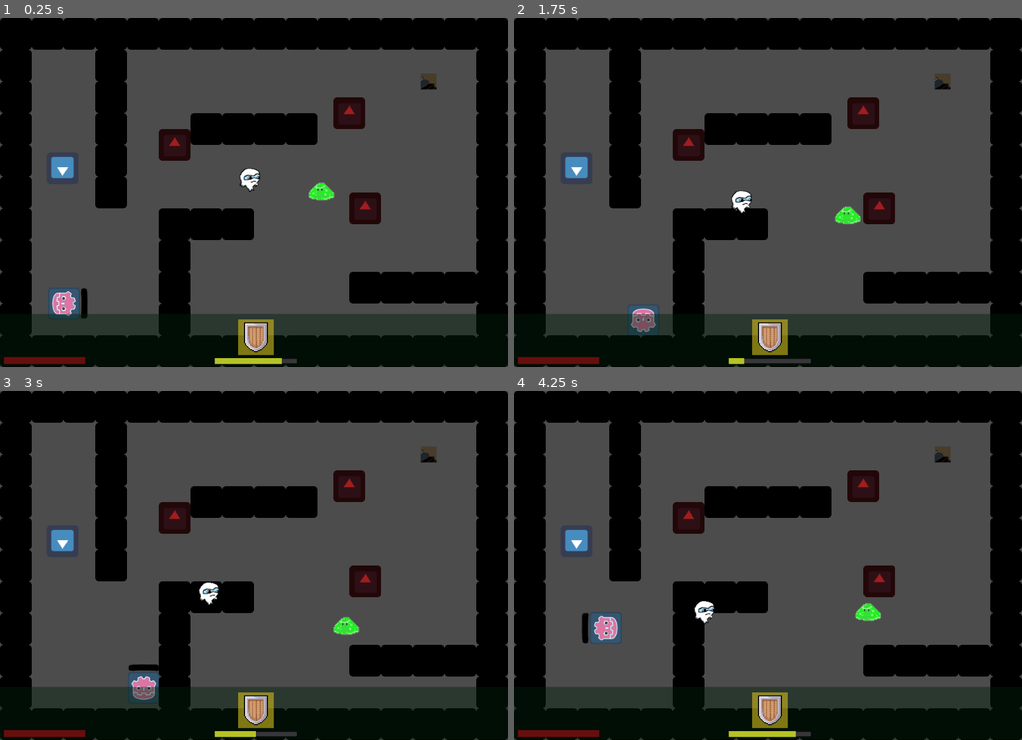
Above: before the commit, frames 1-4 (two rows, left to right).
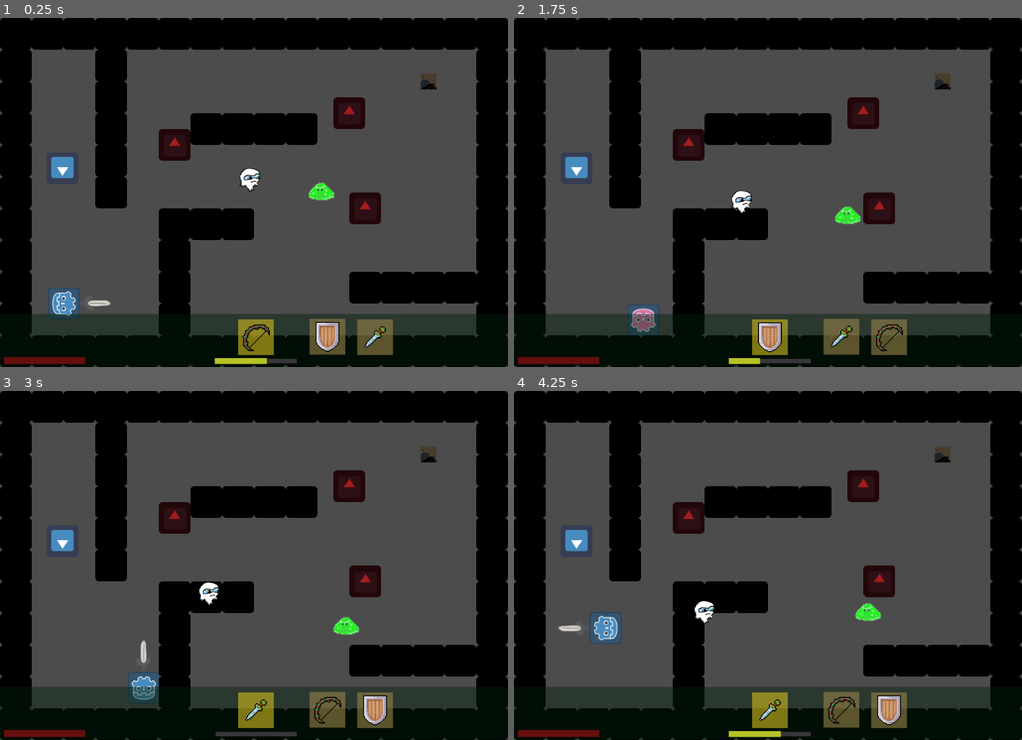
Above: after the commit, the same moments.

Repository: mfurtak/gmtk-game-jam-2019
Game: Godot game, scene res://Main.tscn
Two runs of this game, one before a commit and one after it. Both use one fixed random seed, a clock stepped at 60 frames per second and the inputs below. The engine's default icon, where the game draws it, is replaced by a stand-in: a white triangle on a blue panel in a dark square.
Inputs:
- Up to frame 1 (0.25 s): no input
- Up to frame 2 (1.75 s): hold Right (ui_right) 0.53-1.28 s; tap Space (ui_select) at 0.77, 1.52 s; hold Down (ui_down) from 1.28 s (still down)
- Up to frame 3 (3 s): release Down (ui_down) at 2.03 s; hold Right (ui_right) 2.03-2.78 s; hold Up (ui_up) from 2.78 s (still down)
- Up to frame 4 (4.25 s): tap Space (ui_select) at 3.02, 3.77 s; release Up (ui_up) at 3.53 s; hold Left (ui_left) from 3.53 s (still down)

The runs differ from the first frame. In frame 1, 2.2% of the frame differs, in the area x 10-78%, y 77-100%; in frame 2, 1.5%; in frame 3, 2.3%, in the area x 25-78%, y 71-100%; in frame 4, 2.2%.

Commit message:
equipped items

Diff:
--- a/gmtk-godot/Blob.gd
+++ b/gmtk-godot/Blob.gd
@@ -10,7 +10,7 @@
 func on_attacked():
 	self.queue_free()
 
-func on_shot():
+func on_shot(damage):
 	self.queue_free()
 
 func _physics_process(delta):
--- /dev/null
+++ b/gmtk-godot/Bow.gd
@@ -0,0 +1,13 @@
+extends Area2D
+
+# Declare member variables here. Examples:
+# var a = 2
+# var b = "text"
+
+# Called when the node enters the scene tree for the first time.
+func _ready():
+	pass # Replace with function body.
+
+# Called every frame. 'delta' is the elapsed time since the previous frame.
+#func _process(delta):
+#	pass
--- /dev/null
+++ b/gmtk-godot/Bow.tscn
@@ -0,0 +1,16 @@
+[gd_scene load_steps=3 format=2]
+
+[ext_resource path="res://sprites/equipped_bow.png" type="Texture" id=1]
+
+[sub_resource type="RectangleShape2D" id=1]
+extents = Vector2( 33.7388, 11.2287 )
+
+[node name="Bow" type="Area2D"]
+
+[node name="Sprite" type="Sprite" parent="."]
+position = Vector2( -0.238007, 5.23629 )
+texture = ExtResource( 1 )
+
+[node name="CollisionShape2D" type="CollisionShape2D" parent="."]
+position = Vector2( 0.238022, -15.9469 )
+shape = SubResource( 1 )
--- a/gmtk-godot/Player.gd
+++ b/gmtk-godot/Player.gd
@@ -27,11 +27,11 @@
 
 var is_pink = false
 var is_attacking = false
+var is_sword_attacking = false
 var is_shield_attacking = false
 var bow_cool = true
 
-#var items_queue = [Items.BOW, Items.SHIELD, Items.SWORD]
-var items_queue = [Items.SHIELD]
+var items_queue = [Items.BOW, Items.SHIELD, Items.SWORD]
 var current_item = items_queue[-1]
 var sprites = null
 var current_sprite = null
@@ -122,9 +122,9 @@
 func _on_attack():
 	match current_item:
 		Items.SWORD:
-			if not is_attacking:
+			if not is_sword_attacking:
 				print("SWORD ATTACK!!")
-				is_attacking = true
+				is_sword_attacking = true
 				$SwordAttackTimer.start()
 		Items.BOW:
 			if bow_cool:
@@ -135,6 +135,7 @@
 				get_parent().add_child(arrow)
 				arrow.position = position + (facing_direction*ARROW_OFFSET)
 				arrow.direction = facing_direction
+
 				print("BOW ATTACK!!")
 		Items.SHIELD:
 			if not is_shield_attacking:
@@ -170,22 +171,45 @@
 func _render():
 	_render_color()
 	_render_facing_direction()
-	if is_attacking:
-		$AttackSprite.show()
-	else:
-		$AttackSprite.hide()
-
+
+	_do_sword_stuff()
+	_do_shield_stuff()
+	_do_bow_stuff()
+
+func _do_sword_stuff():
+	if current_item == Items.SWORD:
+		$Equipped/Sword.show()
+		if $SwordAttackTimer.time_left > 0:
+			$Equipped/Sword.set_sword_attacking(true)
+		else:
+			$Equipped/Sword.set_sword_attacking(false)
+
+		$Equipped/Sword.rotation = current_rotation
+		$Equipped/Sword.position = $SwordAttackTimer.time_left * 10 * facing_direction + facing_direction*64
+	else:
+		$Equipped/Sword.hide()
+
+func _do_shield_stuff():
 	if current_item == Items.SHIELD:
 		$Equipped/Shield.show()
 		if $ShieldAttackTimer.time_left > 0:
-			$Equipped/Shield.set_attacking(true)
+			$Equipped/Shield.set_shield_attacking(true)
 		else:
-			$Equipped/Shield.set_attacking(false)
+			$Equipped/Shield.set_shield_attacking(false)
 
 		$Equipped/Shield.rotation = current_rotation
 		$Equipped/Shield.position = $ShieldAttackTimer.time_left * 10 * facing_direction + facing_direction*16
 	else:
 		$Equipped/Shield.hide()
+
+func _do_bow_stuff():
+	if current_item == Items.BOW:
+		$Equipped/Bow.show()
+		$Equipped/Bow.rotation = current_rotation
+		if not bow_cool:
+			$Equipped/Bow.position = $BowCooldown.time_left * 5 * facing_direction + facing_direction*16
+	else:
+		$Equipped/Bow.hide()
 
 func _render_color():
 	var next_sprite = _get_item_sprite()
@@ -227,7 +251,7 @@
 		return current_rotation
 
 func _on_SwordAttackTimer_timeout():
-	is_attacking = false
+	is_sword_attacking = false
 
 func _on_ShieldAttackTimer_timeout():
 	is_shield_attacking = false
--- a/gmtk-godot/Player.tscn
+++ b/gmtk-godot/Player.tscn
@@ -8,6 +8,9 @@
 [ext_resource path="res://player_sword.png" type="Texture" id=6]
 [ext_resource path="res://player_bow.png" type="Texture" id=7]
 [ext_resource path="res://Shield.tscn" type="PackedScene" id=8]
+[ext_resource path="res://Sword.tscn" type="PackedScene" id=9]
+[ext_resource path="res://Bow.tscn" type="PackedScene" id=10]
+[ext_resource path="res://Bow.gd" type="Script" id=11]
 
 [sub_resource type="RectangleShape2D" id=1]
 extents = Vector2( 30, 30 )
@@ -77,12 +80,10 @@
 animation = "idle"
 
 [node name="SwordAttackTimer" type="Timer" parent="."]
-wait_time = 0.5
-one_shot = true
+wait_time = 0.3
 
 [node name="ShieldAttackTimer" type="Timer" parent="."]
 wait_time = 0.5
-one_shot = true
 
 [node name="BowCooldown" type="Timer" parent="."]
 wait_time = 0.5
@@ -90,6 +91,12 @@
 [node name="Equipped" type="Node2D" parent="."]
 
 [node name="Shield" parent="Equipped" instance=ExtResource( 8 )]
+
+[node name="Sword" parent="Equipped" instance=ExtResource( 9 )]
+position = Vector2( 16.6014, -19.8146 )
+
+[node name="Bow" parent="Equipped" instance=ExtResource( 10 )]
+script = ExtResource( 11 )
 [connection signal="timeout" from="ItemSwapTimer" to="." method="_on_ItemSwapTimer_timeout"]
 [connection signal="timeout" from="SwordAttackTimer" to="." method="_on_SwordAttackTimer_timeout"]
 [connection signal="timeout" from="ShieldAttackTimer" to="." method="_on_ShieldAttackTimer_timeout"]
--- a/gmtk-godot/Shield.gd
+++ b/gmtk-godot/Shield.gd
@@ -1,8 +1,6 @@
 extends Area2D
 
-var attacking setget set_attacking, get_attacking
-var player_velocity setget set_player_velocity, get_player_velocity
-
+var attacking setget set_shield_attacking, get_shield_attacking
 
 func _ready():
 	connect('body_entered', self, '_on_entered')
@@ -16,23 +14,17 @@
 	pass
 
 func _on_entered(body):
-	if body.has_method('on_shield_attacked'):
+	if visible and body.has_method('on_shield_attacked'):
 		var damage = 0
-		if attacking:
+		if get_shield_attacking():
 			damage = 2
 		else:
 			damage = 1.2
 
 		body.on_shield_attacked(damage)
 
-func set_attacking(new_attacking):
+func set_shield_attacking(new_attacking):
     attacking = new_attacking
 
-func get_attacking():
+func get_shield_attacking():
     return attacking
-
-func set_player_velocity(new_player_velocity):
-    player_velocity = new_player_velocity
-
-func get_player_velocity():
-    return player_velocity
--- /dev/null
+++ b/gmtk-godot/Sword.gd
@@ -0,0 +1,24 @@
+extends Area2D
+
+var attacking setget set_sword_attacking, get_sword_attacking
+
+func _ready():
+	connect('body_entered', self, '_on_entered')
+	connect('area_entered', self, '_on_entered')
+
+# Called every frame. 'delta' is the elapsed time since the previous frame.
+#func _process(delta):
+#	pass
+
+func _physics_process(delta):
+	pass
+
+func _on_entered(body):
+	if visible and body.has_method('on_sword_attacked'):
+		body.on_sword_attacked()
+
+func set_sword_attacking(new_attacking):
+    attacking = new_attacking
+
+func get_sword_attacking():
+    return attacking
--- /dev/null
+++ b/gmtk-godot/Sword.tscn
@@ -0,0 +1,18 @@
+[gd_scene load_steps=4 format=2]
+
+[ext_resource path="res://Sword.gd" type="Script" id=1]
+[ext_resource path="res://sprites/equipped_sword.png" type="Texture" id=2]
+
+[sub_resource type="CapsuleShape2D" id=1]
+radius = 7.47157
+height = 35.6487
+
+[node name="Sword" type="Area2D"]
+script = ExtResource( 1 )
+
+[node name="Sprite" type="Sprite" parent="."]
+texture = ExtResource( 2 )
+
+[node name="CollisionShape2D" type="CollisionShape2D" parent="."]
+position = Vector2( 0.158676, -7.14039 )
+shape = SubResource( 1 )
--- a/gmtk-godot/Thwomp.gd
+++ b/gmtk-godot/Thwomp.gd
@@ -51,7 +51,11 @@
 func on_shot(damage):
 	print("was shot!")
 
+func on_sword_attacked():
+	print("Sword ouch")
+
 func on_shield_attacked(damage):
+	print("Shield ouch")
 	velocity.x = -velocity.x * damage
 	velocity.y = -velocity.y * damage
 
Not shown: 1 places in gmtk-godot/Player.tscn that only renumber resources
Binary file added: gmtk-godot/sprites/equipped_bow.png
Not shown, added: gmtk-godot/sprites/equipped_bow.png.import
Binary file added: gmtk-godot/sprites/equipped_sword.png
Not shown, added: gmtk-godot/sprites/equipped_sword.png.import
